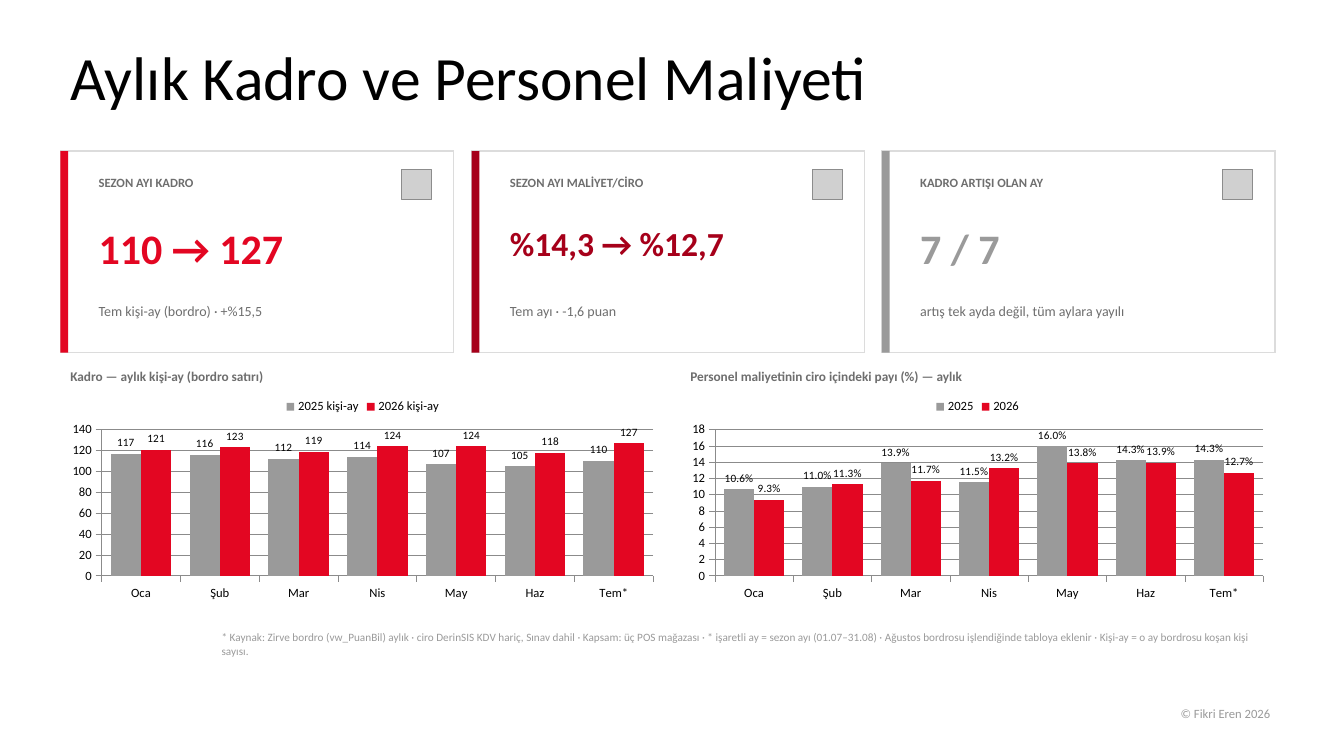
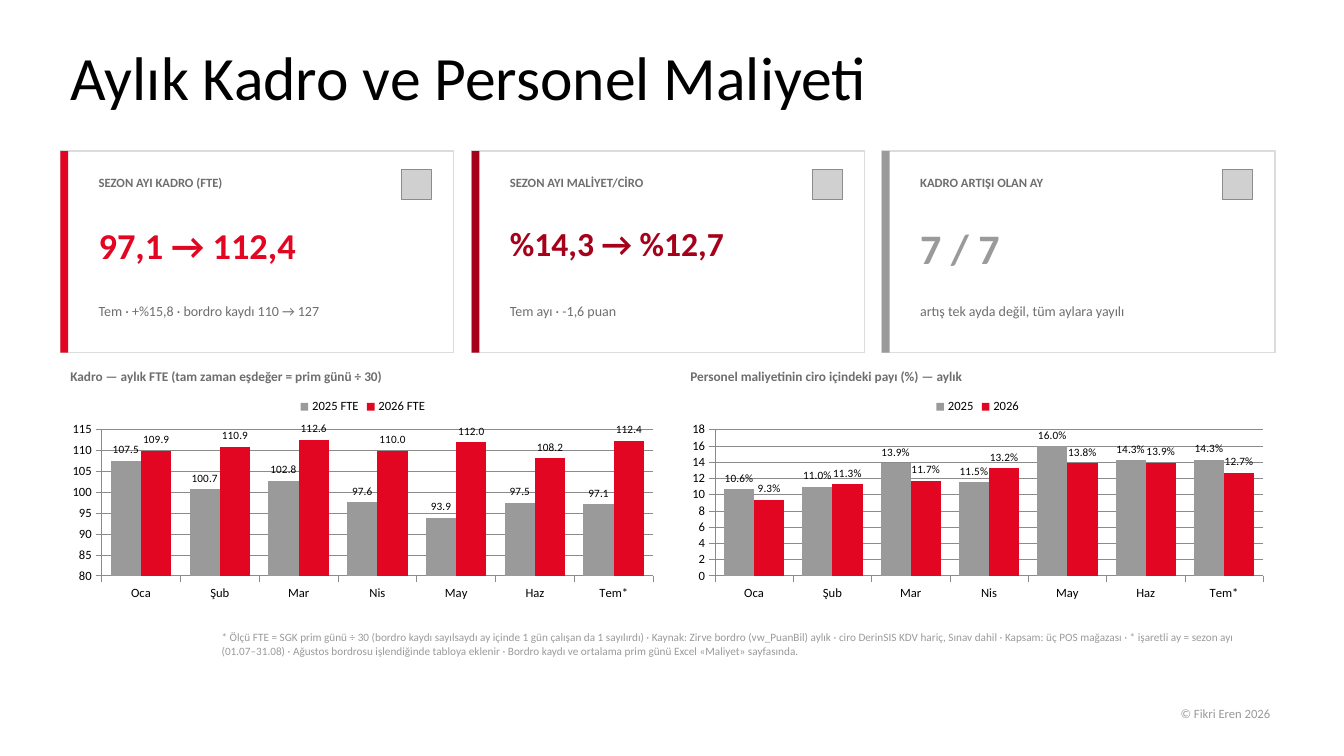
Before and after one commit to fikrierenn/pusula, a slide deck: slide 16 of briefings/sezon-kadro-20260902/sunum-kadro-sezon2026.pptx. Drawn at 1344x756 pixels with LibreOffice and Linux fonts; fonts in the diff are those of the drawing; grey boxes stand for pictures; background and template pictures are left out. Boxes give left, top, right and bottom in pixels: in the first picture for what was removed or moved away, otherwise in the second. Text is boxed around its words. In the diff, an @@ line names an element or a change of style, - is before the commit and + after.

```diff
--- a/briefings/sezon-kadro-20260902/sunum-kadro-sezon2026.pptx
+++ b/briefings/sezon-kadro-20260902/sunum-kadro-sezon2026.pptx
@@ text at (99, 178, 222, 189): text changed @@
-SEZON AYI KADRO
+SEZON AYI KADRO (FTE)
@@ text at (99, 235, 296, 264): text changed; size 30 to 26 pt @@
-110 → 127
+97,1 → 112,4
@@ text at (99, 306, 319, 318): text changed @@
-Tem kişi-ay (bordro) · +%15,5
+Tem · +%15,8 · bordro kaydı 110 → 127
@@ column chart at (60, 388, 665, 605) @@
-2025 kişi-ay: 117, 116, 112, 114, 107, 105, 110
+2025 FTE: 107.5, 100.7, 102.8, 97.6, 93.9, 97.5, 97.1
@@ data labels of 2025 FTE changed @@
-2026 kişi-ay: 121, 123, 119, 124, 124, 118, 127
+2026 FTE: 109.9, 110.9, 112.6, 110, 112, 108.2, 112.4
@@ data labels of 2026 FTE changed @@
@@ text at (70, 371, 382, 383): text changed @@
-Kadro — aylık kişi-ay (bordro satırı)
+Kadro — aylık FTE (tam zaman eşdeğer = prim günü ÷ 30)
@@ text at (222, 632, 1233, 657): text changed @@
-* Kaynak: Zirve bordro (vw_PuanBil) aylık · ciro DerinSIS KDV hariç, Sınav dahil · Kapsam: üç POS mağazası · * işaretli ay = sezon ayı (01.07–31.08) · Ağustos bordrosu işlendiğinde tabloya eklenir · Kişi-ay = o ay bordrosu koşan kişi sayısı.
+* Ölçü FTE = SGK prim günü ÷ 30 (bordro kaydı sayılsaydı ay içinde 1 gün çalışan da 1 sayılırdı) · Kaynak: Zirve bordro (vw_PuanBil) aylık · ciro DerinSIS KDV hariç, Sınav dahil · Kapsam: üç POS mağazası · * işaretli ay = sezon ayı (01.07–31.08) · Ağustos bordrosu işlendiğinde tabloya eklenir · Bordro kaydı ve ortalama prim günü Excel «Maliyet» sayfasında.
```
Also in this commit, not shown: 3 other slides changed, 10 other files.
